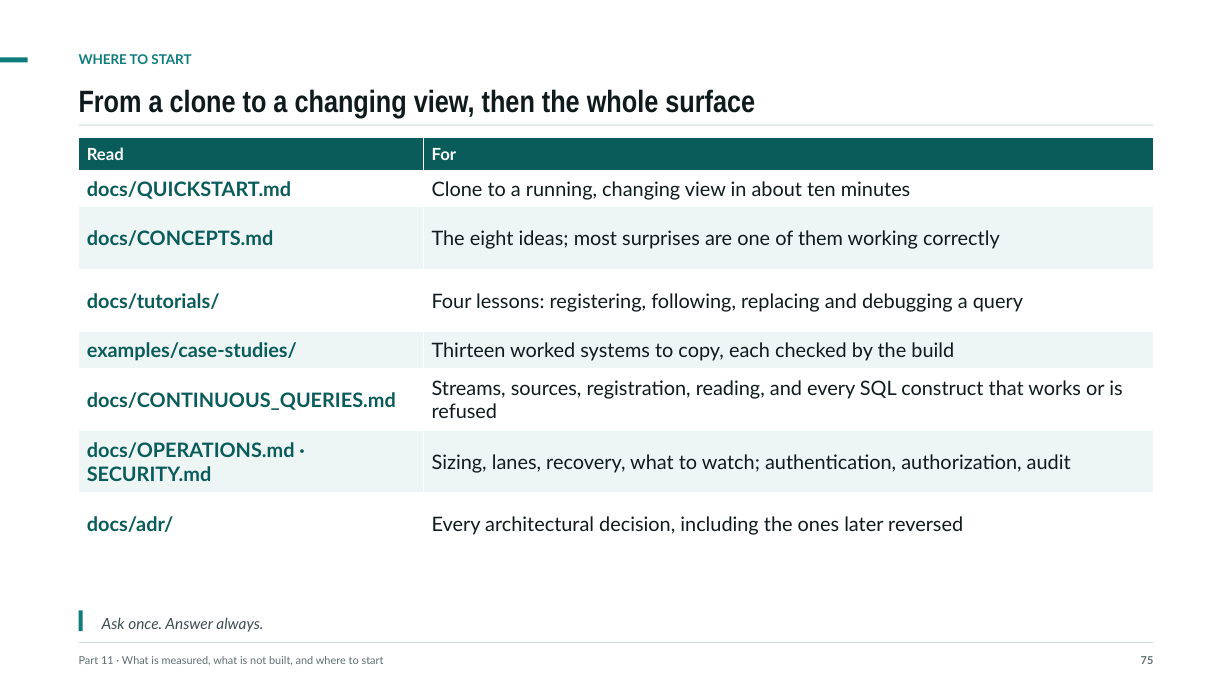
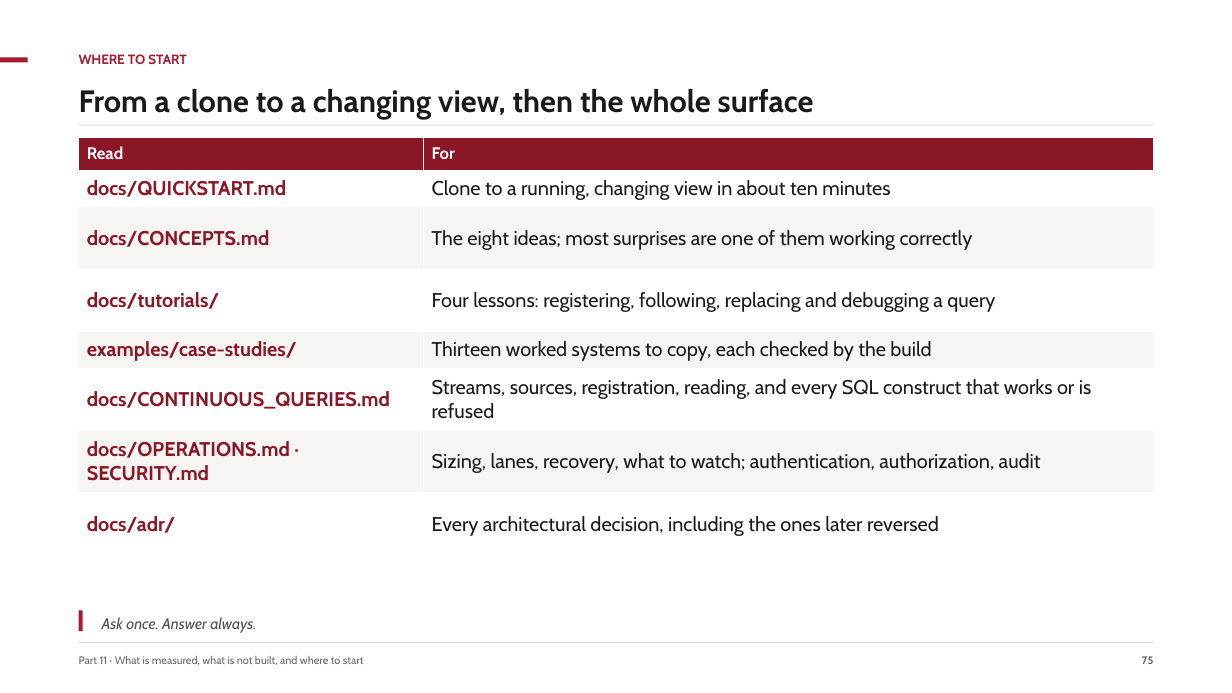
Before and after one commit to ajsinha/pravaha, a slide deck: slide 75 of docs/Pravaha-Continuous-SQL-Engine-Design-and-Evidence.pptx. Drawn at 1232x693 pixels with LibreOffice and Linux fonts; fonts in the diff are those of the drawing. Boxes give left, top, right and bottom in pixels: in the first picture for what was removed or moved away, otherwise in the second. Text is boxed around its words. In the diff, an @@ line names an element or a change of style, - is before the commit and + after.

Commit message:
Crimson is the brand: the deck, the brand guide and the mark follow the console
The owner's choice (2026-09-28). The deck is rebuilt in the console's crimson and Source
faces (audit clean, 75 slides); brand/README.md and logo, mark and favicon SVGs move from
verdigris to crimson. ARCHITECTURE no longer calls lane sharing off by default.

```diff
--- a/docs/Pravaha-Continuous-SQL-Engine-Design-and-Evidence.pptx
+++ b/docs/Pravaha-Continuous-SQL-Engine-Design-and-Evidence.pptx
@@ rectangle at [0, 57, 28, 63]: fill #0E7C7B to #A51C30 @@
@@ text "WHERE TO START" at [79, 54, 187, 64]: font Lato to Cabin, text colour #0E7C7B to #A51C30 @@
@@ text "From a clone to a ..." at [79, 89, 814, 118]: font Arial Narrow to Cabin, text colour #0F1A1C to #1A1A1A @@
@@ table at [79, 138, 1153, 555] @@
@@ fill #0A5C5B to #8A1626 in row 1 @@
@@ fill #EEF6F5 to #F7F5F2 in 6 cells @@
@@ font Lato to Cabin @@
@@ text colour #0A5C5B to #8A1626 in "docs/QUICKSTART.md", "docs/CONCEPTS.md", "docs/tutorials/", "examples/case-studies/" and 3 more places @@
@@ text colour #0F1A1C to #1A1A1A in "Clone to a running, changing view in ...", "The eight ideas; most surprises are one ...", "Four lessons: registering, following, replacing and debuggin ...", "Thirteen worked systems to copy, each checked ..." and 3 more places @@
@@ rectangle at [79, 611, 82, 631]: fill #0E7C7B to #A51C30 @@
@@ text "Ask once. Answer always." at [102, 617, 256, 633]: font Lato to Cabin, text colour #3E4D50 to #4A5058 @@
@@ text "Part 11 · What is ..." at [79, 656, 364, 665]: font Lato to Cabin, text colour #5F6E71 to #61666E @@
@@ rectangle at [79, 642, 1153, 643]: fill #CFDADA to #E3DED7 @@
@@ text "75" at [1142, 656, 1153, 664]: font Lato to Cabin, text colour #5F6E71 to #61666E @@
```
Also in this commit, not shown: 74 other slides changed, 10 other files.
